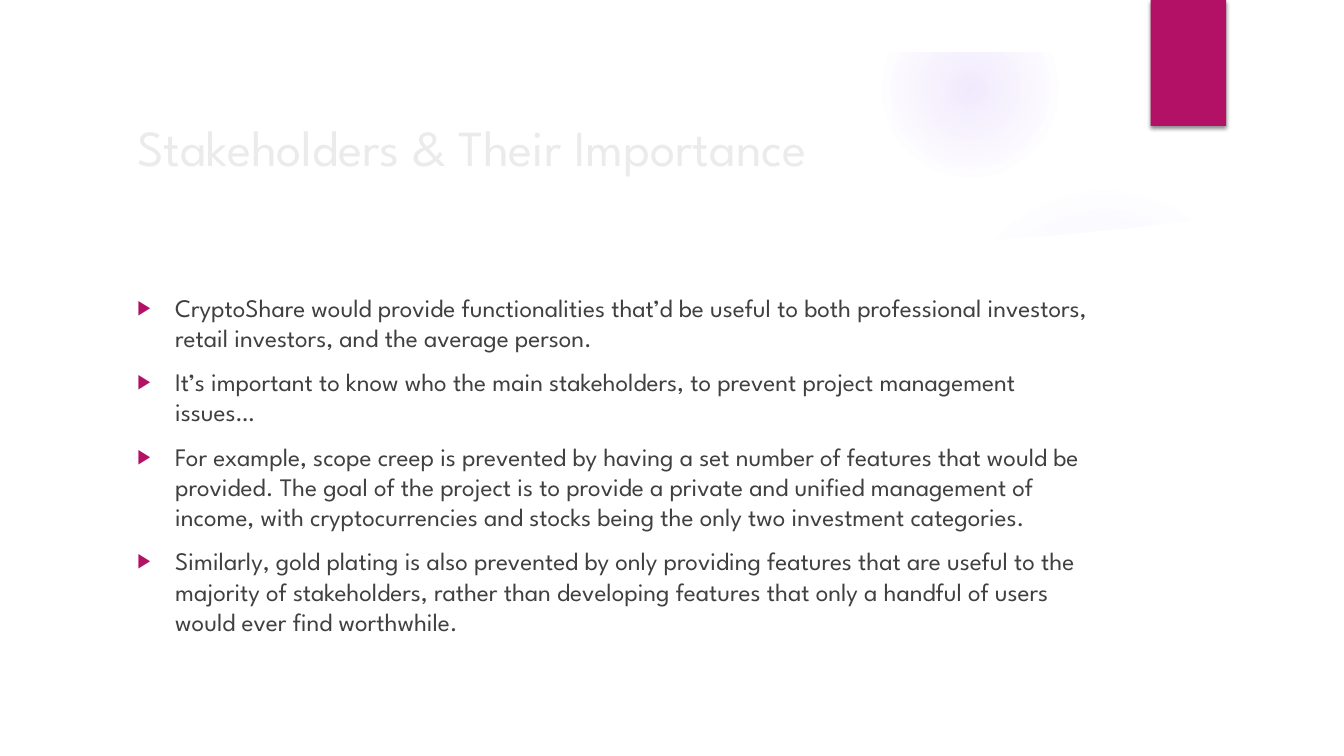
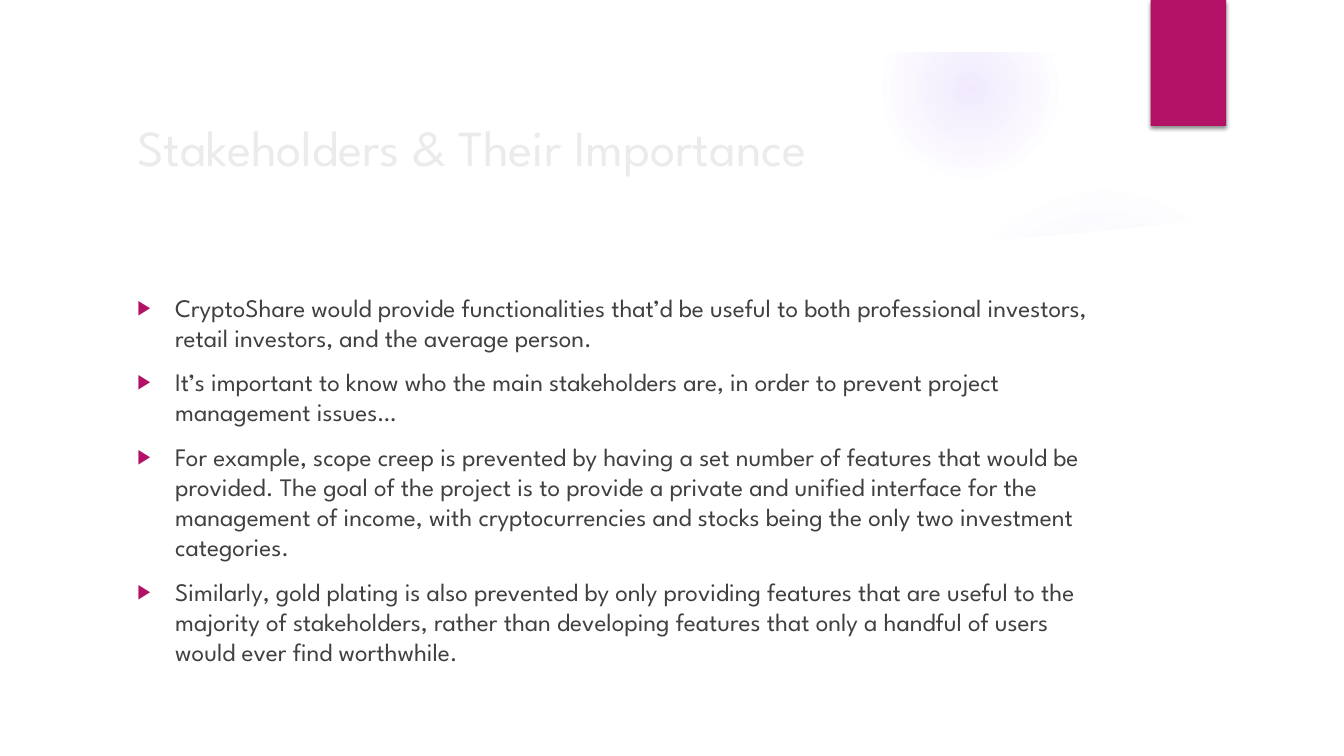
Before and after one commit to Xtrendence/CryptoShare, a slide deck: slide 6 of docs/Meetings/2/2.pptx. Drawn at 1344x756 pixels with LibreOffice and Linux fonts; fonts in the diff are those of the drawing; background and template pictures are left out. Boxes give left, top, right and bottom in pixels: in the first picture for what was removed or moved away, otherwise in the second. Text is boxed around its words. In the diff, an @@ line names an element or a change of style, - is before the commit and + after.

Commit message:
Fixed a typo in the background/stakeholder presentation.

```diff
--- a/docs/Meetings/2/2.pptx
+++ b/docs/Meetings/2/2.pptx
@@ text at (175, 373, 1078, 562): text changed @@
-▶ It’s important to know who the main stakeholders, to prevent project management issues…
-▶ For example, scope creep is prevented by having a set number of features that would be provided. The goal of the project is to provide a private and unified management of income, with cryptocurrencies and stocks being the only two investment categories.
+▶ It’s important to know who the main stakeholders are, in order to prevent project management issues…
+▶ For example, scope creep is prevented by having a set number of features that would be provided. The goal of the project is to provide a private and unified interface for the management of income, with cryptocurrencies and stocks being the only two investment categories.
```
Also in this commit, not shown: 1 other file.
